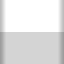
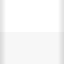
The second 64x64 image is a revision of the first. Changes to its layers:
painted on "Layer 5" over [0, 0, 64, 64]
painted on "Layer 2" over [0, 32, 64, 64]
